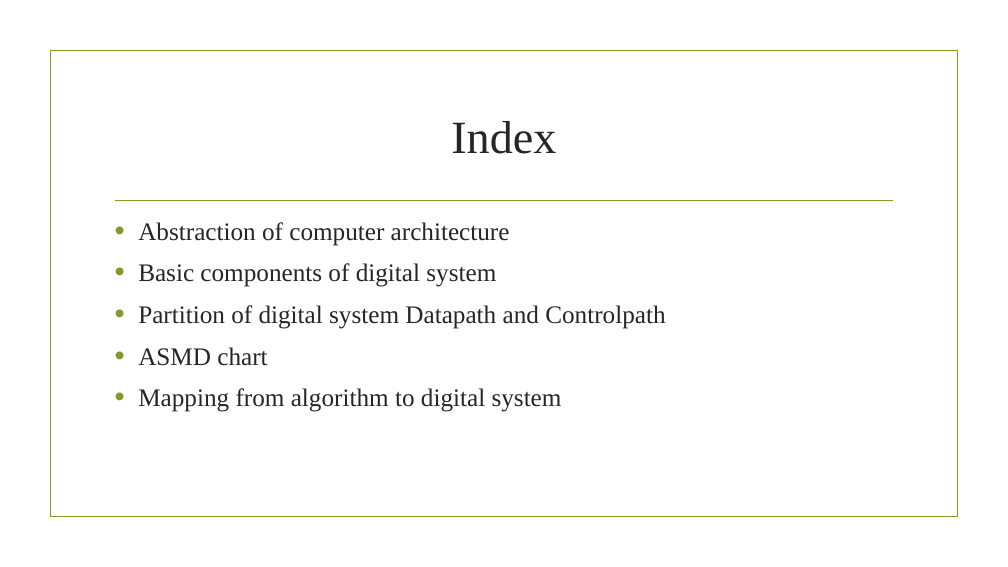
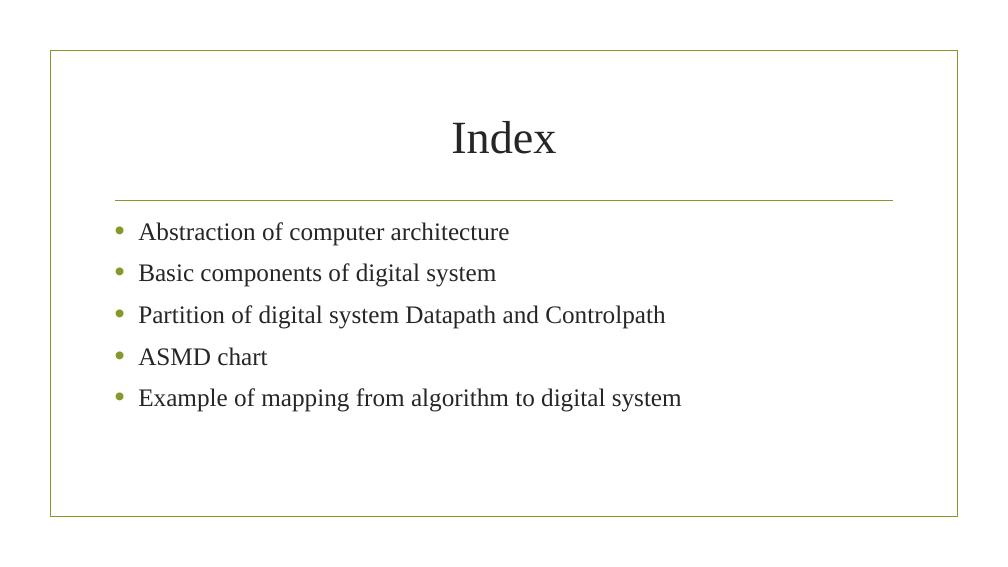
Before and after one commit to sicajc/EECS_LAB_TRAINING, a slide deck: slide 2 of Digital system Design flow.pptx. Drawn at 1008x567 pixels with LibreOffice and Linux fonts; fonts in the diff are those of the drawing; background and template pictures are left out. Boxes give left, top, right and bottom in pixels: in the first picture for what was removed or moved away, otherwise in the second. Text is boxed around its words. In the diff, an @@ line names an element or a change of style, - is before the commit and + after.

```diff
--- a/Digital system Design flow.pptx
+++ b/Digital system Design flow.pptx
@@ text at bbox=[138, 388, 682, 412]: text changed @@
-• Mapping from algorithm to digital system
+• Example of mapping from algorithm to digital system
```
Also in this commit, not shown: 4 other slides changed, 2 slides added, 55 other files.
